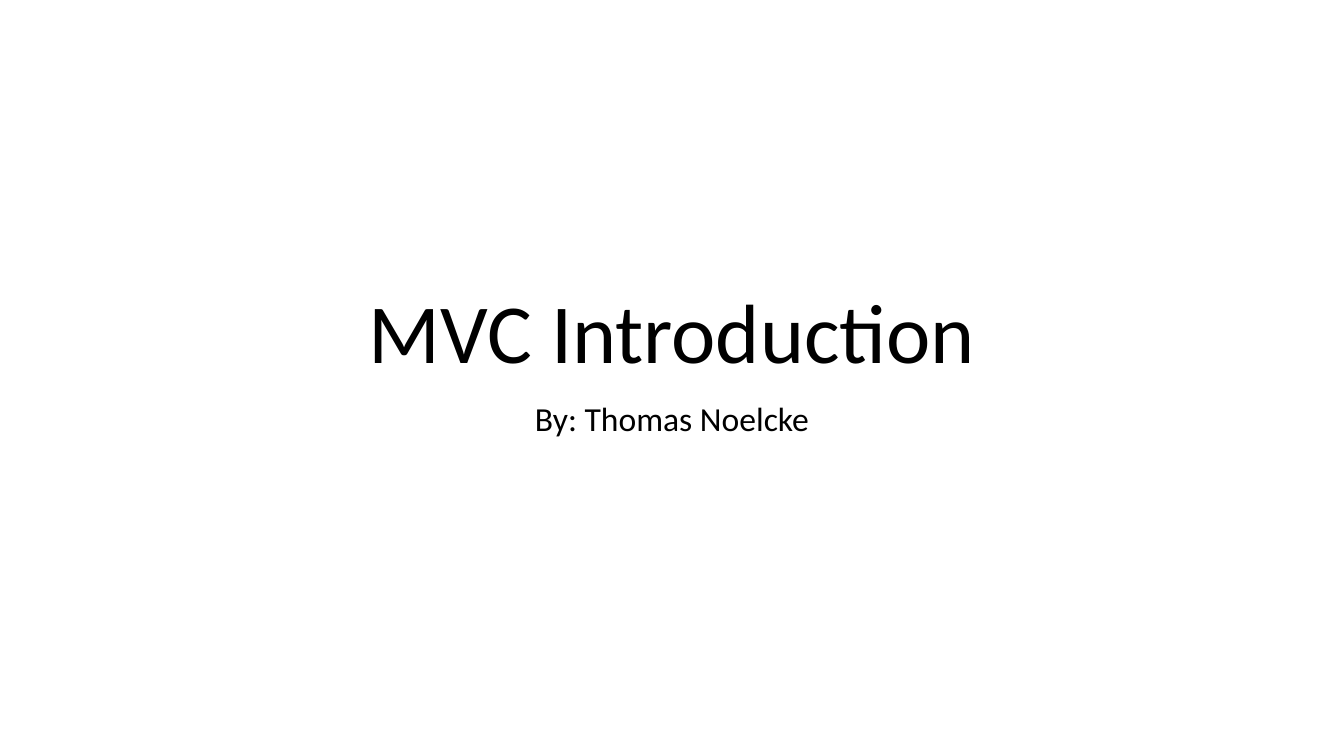
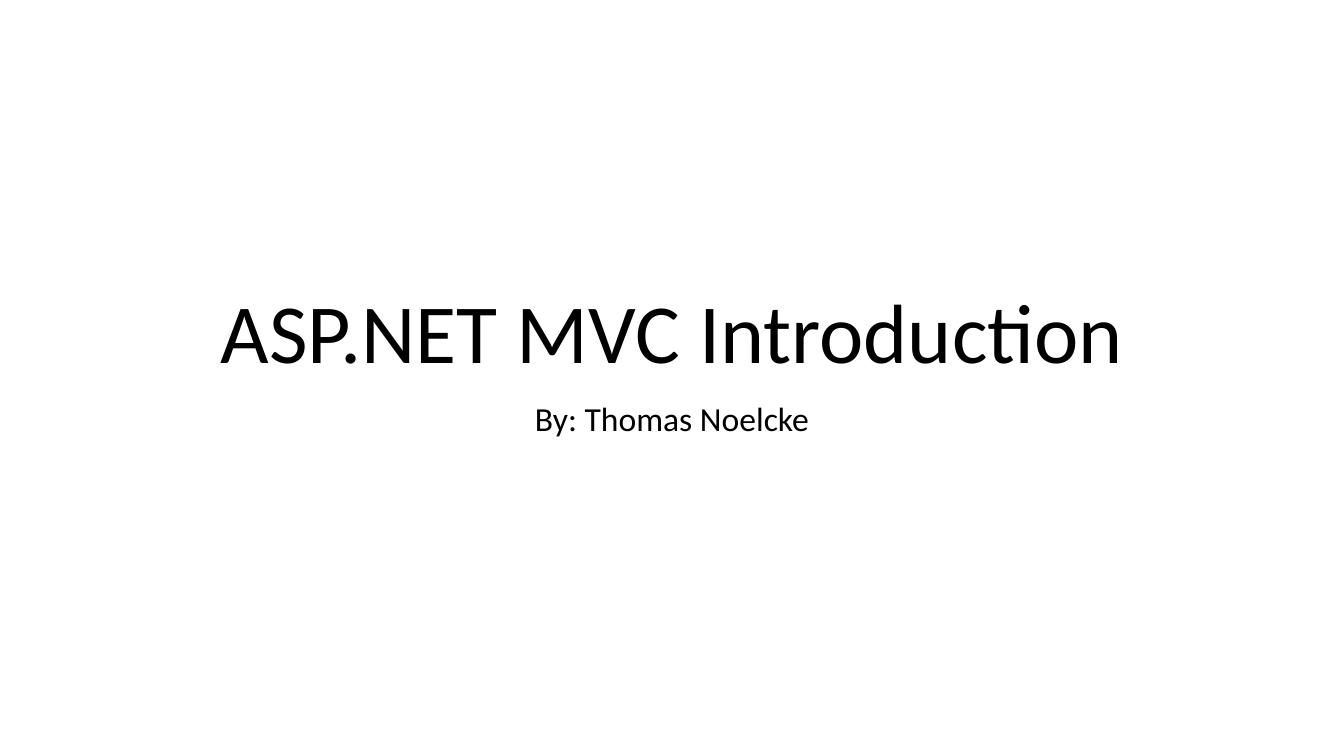
Before and after one commit to tnoelcke/OSU_CASS_MVC1_Training, a slide deck: slide 1 of Presentation/MVC Introduction.pptx. Drawn at 1344x756 pixels with LibreOffice and Linux fonts; fonts in the diff are those of the drawing. Boxes give left, top, right and bottom in pixels: in the first picture for what was removed or moved away, otherwise in the second. Text is boxed around its words. In the diff, an @@ line names an element or a change of style, - is before the commit and + after.

Commit message:
Fixed Title Slide

```diff
--- a/Presentation/MVC Introduction.pptx
+++ b/Presentation/MVC Introduction.pptx
@@ title at [221,304,1123,364]: text changed @@
-MVC Introduction
+ASP.NET MVC Introduction
```
Also in this commit, not shown: 16 other files.
